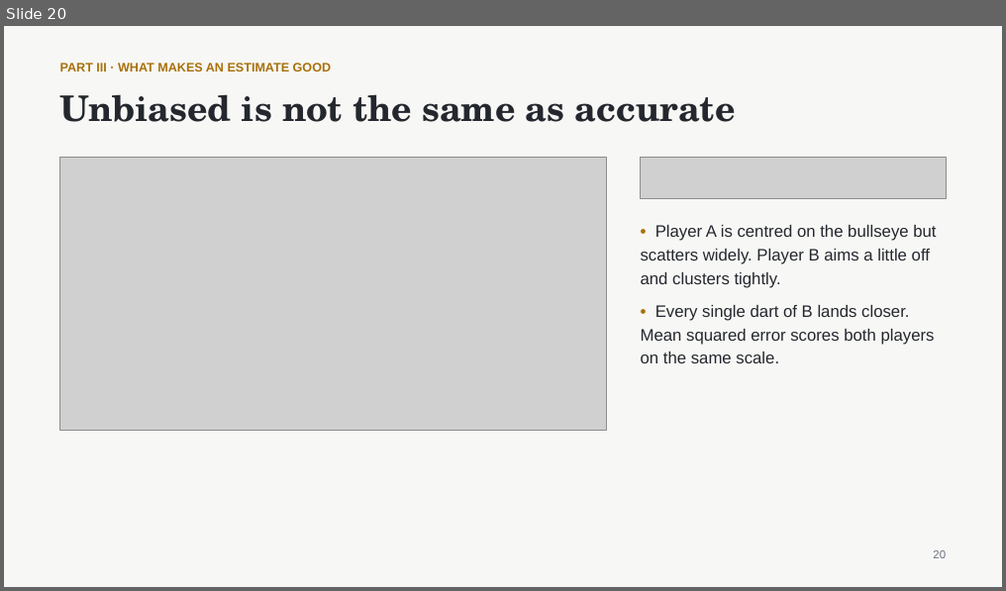
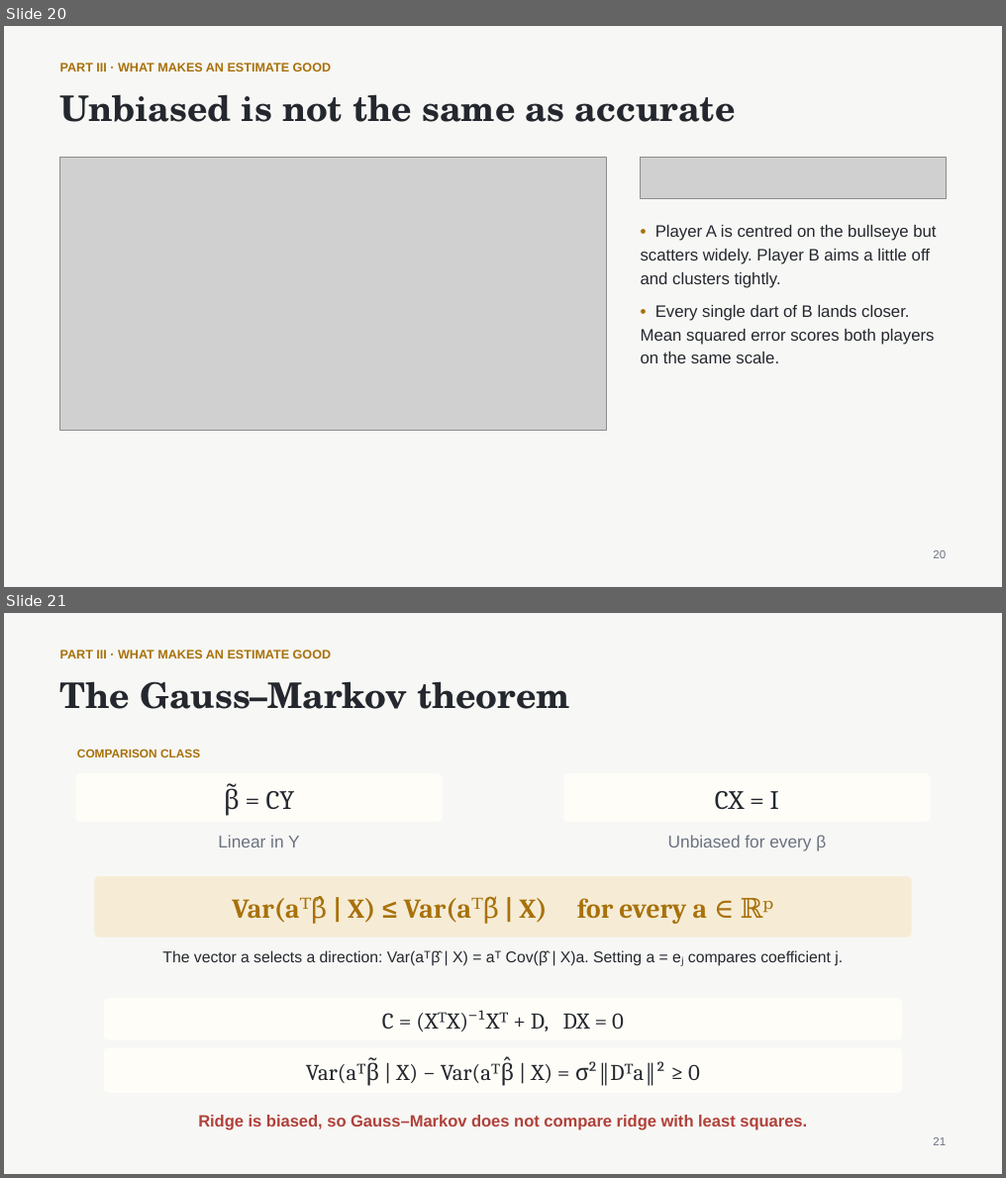
Before and after one commit to nurdauletakhanov/ReadingLab, a slide deck: public/slides/session-0-least-squares-foundations.pptx. Shown one above the other, each under a label of ours: slide 20 before the commit, slides 20 and 21 after it. The pictures are 1006x591 and 1006x1178 pixels, drawn with LibreOffice and Linux fonts; fonts in the diff are those of the drawing; grey boxes stand for pictures. Boxes give left, top, right and bottom in pixels: in the first picture for what was removed or moved away, otherwise in the second. Text is boxed around its words. In the diff, an @@ line names an element or a change of style, - is before the commit and + after.

Commit message:
Clarify covariance and Gauss-Markov notation

```diff
--- a/public/slides/session-0-least-squares-foundations.pptx
+++ b/public/slides/session-0-least-squares-foundations.pptx
@@ slide 21 added at [4, 613, 1002, 1174], background #F7F7F5 @@
@@ text added at [60, 650, 331, 659], 12 pt, text #A8710A, bold @@
+PART III · WHAT MAKES AN ESTIMATE GOOD
@@ text added at [60, 681, 570, 709], 34 pt, text #24282E, bold @@
+The Gauss–Markov theorem
@@ text added at [77, 749, 200, 758], 11.2 pt, text #A8710A, bold @@
+COMPARISON CLASS
@@ rounded rectangle added at [76, 774, 443, 823], fill #FFFDF8, 25.5 pt, text #24282E @@
+β̃ = CY
@@ rounded rectangle added at [564, 774, 931, 823], fill #FFFDF8, 25.5 pt, text #24282E @@
+CX = I
@@ text added at [218, 835, 300, 848], 16.5 pt, text #6B7280 @@
+Linear in Y
@@ text added at [668, 835, 826, 852], 16.5 pt, text #6B7280 @@
+Unbiased for every β
@@ rounded rectangle added at [94, 876, 912, 937], fill #F6ECD6, 26.2 pt, text #A8710A, bold @@
+Var(aᵀβ̂ | X) ≤ Var(aᵀβ̃ | X) for every a ∈ ℝᵖ
@@ text added at [162, 951, 843, 966], 15 pt, text #24282E @@
+The vector a selects a direction: Var(aᵀβ̂ | X) = aᵀ Cov(β̂ | X)a. Setting a = eⱼ compares coefficient j.
@@ rounded rectangle added at [104, 998, 902, 1041], fill #FFFDF8, 21.8 pt, text #24282E @@
+C = (XᵀX)⁻¹Xᵀ + D, DX = 0
@@ rounded rectangle added at [104, 1048, 902, 1093], fill #FFFDF8, 21.8 pt, text #24282E @@
+Var(aᵀβ̃ | X) − Var(aᵀβ̂ | X) = σ²‖Dᵀa‖² ≥ 0
@@ text added at [198, 1115, 807, 1131], 15.8 pt, text #B0413A, bold @@
+Ridge is biased, so Gauss–Markov does not compare ridge with least squares.
@@ text added at [933, 1138, 945, 1146], 11 pt, text #6B7280 @@
+21
```
Also in this commit, not shown: 2 other slides added, 3 slides removed, 3 other files.
